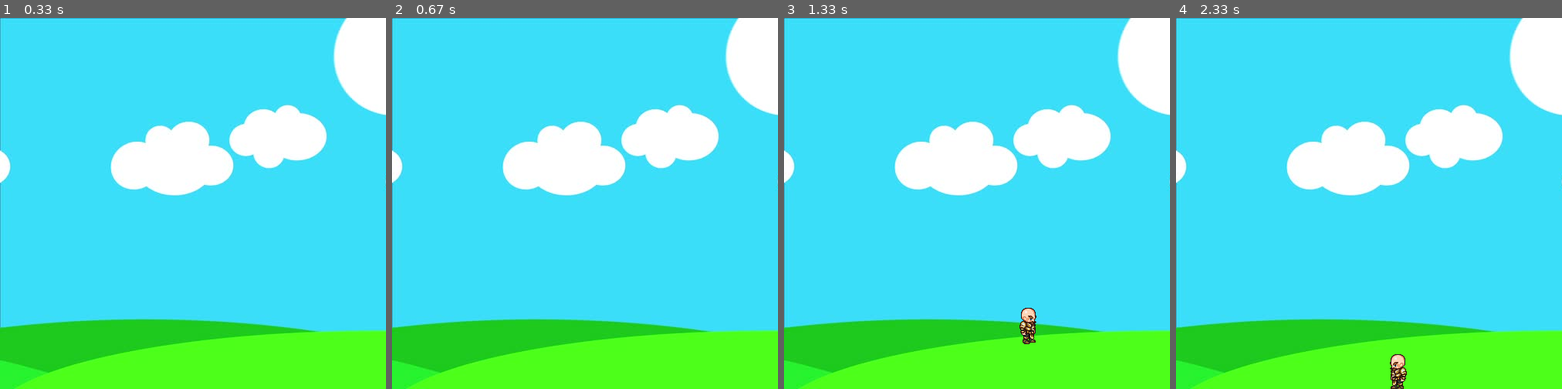
Above: before the commit, frames 1-4 (left to right).
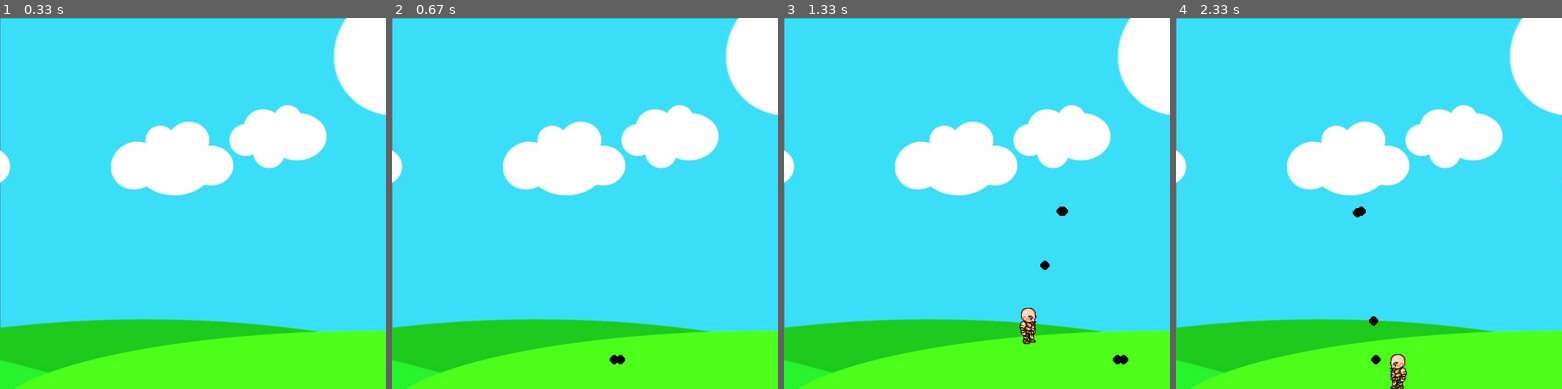
Above: after the commit, the same moments.

Repository: Devinwon/Pygame
Game: pygame game, started from app/addProjectiles-5.py
Two runs of this game, one before a commit and one after it. Both use one fixed random seed, a clock stepped at 60 frames per second and the inputs below.
Inputs:
- Up to frame 1 (0.33 s): no input
- Up to frame 2 (0.67 s): tap Space at 0.33 s
- Up to frame 3 (1.33 s): hold Right 0.67-1.13 s; tap Space at 0.73, 1.03, 1.23 s; hold Right from 1.17 s (still down)
- Up to frame 4 (2.33 s): tap Space at 1.53, 1.73, 2.03, 2.3 s; release Right at 1.63 s; hold Left 1.67-2.2 s; hold Down from 2.23 s (still down)

Frame 1 is identical in both runs. In frame 2, less than 0.1% of the frame differs, in the area x 56-61%, y 90-94%; in frame 3, 0.2%, in the area x 66-90%, y 50-94%; in frame 4, 0.2%.

Commit message:
addProjectiles

Diff:
--- a/app/addProjectiles-5.py
+++ b/app/addProjectiles-5.py
@@ -28,19 +28,6 @@
 			pygame.image.load('images/L9.png')]
 bg = pygame.image.load('images/bg.jpg')
 char = pygame.image.load('images/standing.png')
-
-class projectile(object):
-	def __init__(self,x,y,radius,color,facing):
-		self.x = x
-		self.y = y
-		self.radius = radius
-		self.color = color
-		self.facing = facing
-		self.vel = 8 * facing
-
-	def draw(self,win):
-		pygame.draw.circle(win, self.color, (self.x,self.y), self.radius)
-
 
 class player(object):
 	def __init__(self,x,y,width,height):
@@ -73,10 +60,25 @@
 			else:
 				win.blit(walkLeft[0],(self.x,self.y))
 
+class projectile(object):
+	def __init__(self,x,y,radius,color,facing):
+		self.x = x
+		self.y = y
+		self.radius = radius
+		self.color = color
+		self.facing = facing
+		self.vel = 8 * facing
+
+	def draw(self,win):
+		pygame.draw.circle(win, self.color, (self.x,self.y), self.radius)
+
 def redrawGameWindow():
 	# This will draw our background image at (0,0)
 	win.blit(bg,(0,0))
 	man.draw(win)
+	for bullet in bullets:
+		bullet.draw(win)
+
 	pygame.display.update()
 
 run=True
